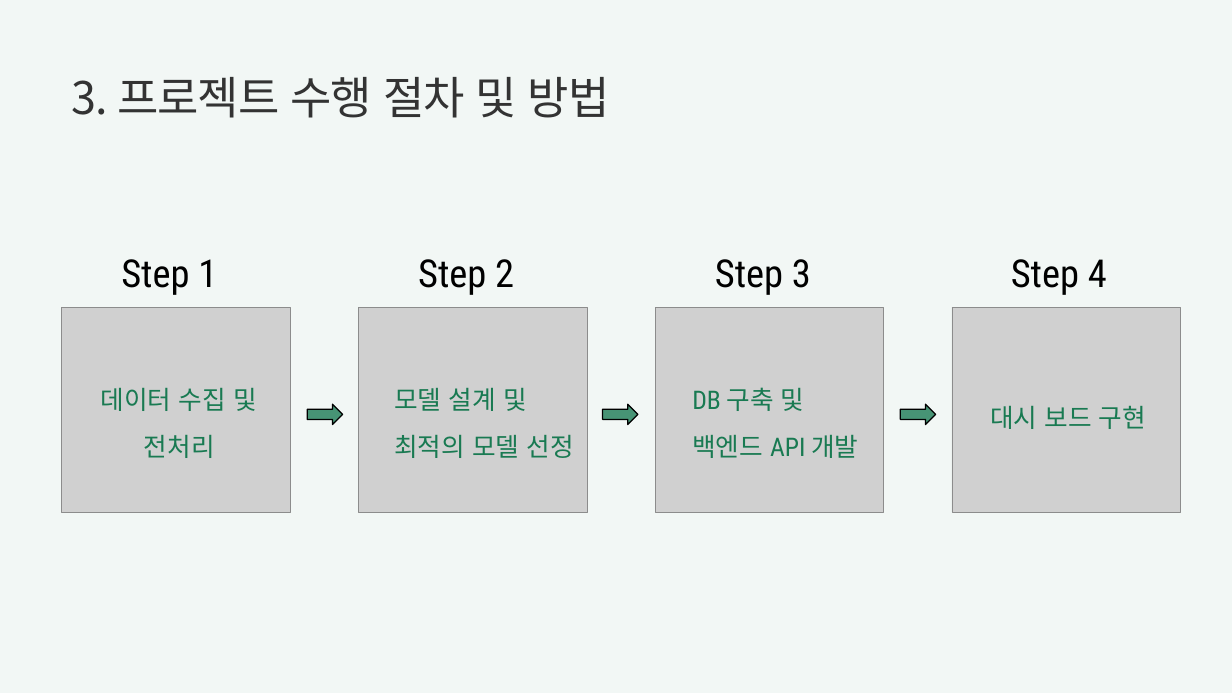
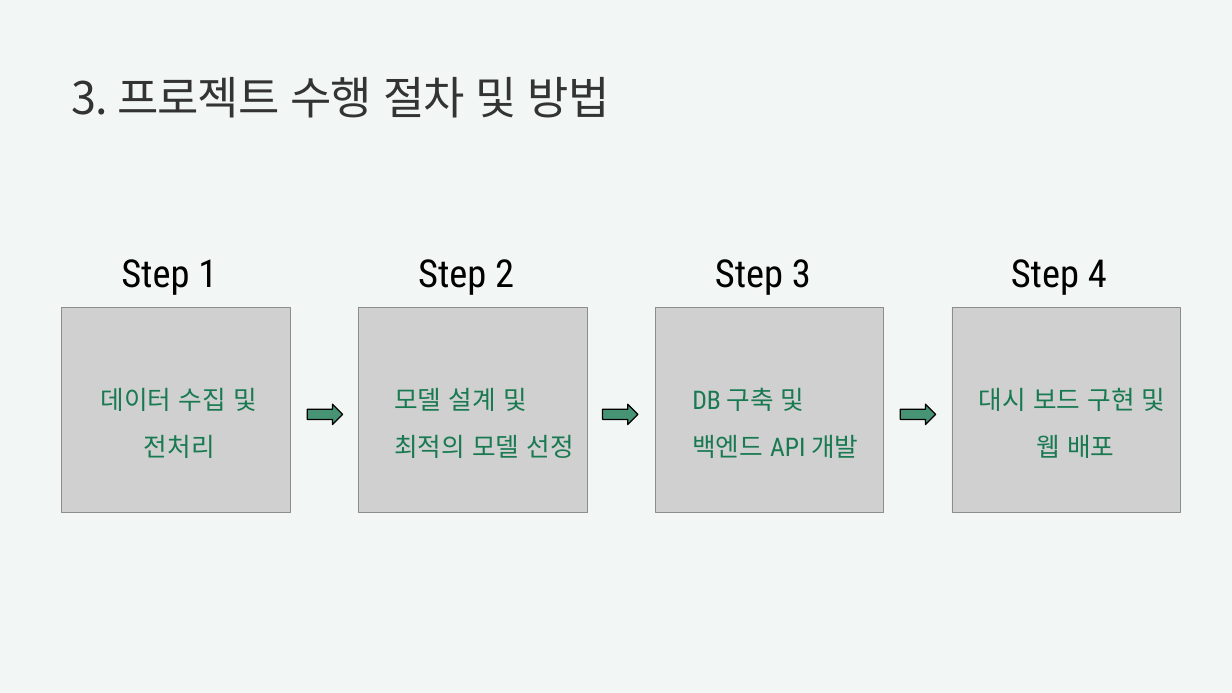
Before and after one commit to parkahjin/brain-hemorrhage, a slide deck: slide 8 of Slide/B팀_Claude_뇌출혈 조기 진단 프로젝트.pptx. Drawn at 1232x693 pixels with LibreOffice and Linux fonts; fonts in the diff are those of the drawing; grey boxes stand for pictures. Boxes give left, top, right and bottom in pixels: in the first picture for what was removed or moved away, otherwise in the second. Text is boxed around its words. In the diff, an @@ line names an element or a change of style, - is before the commit and + after.

```diff
--- a/Slide/B팀_Claude_뇌출혈 조기 진단 프로젝트.pptx
+++ b/Slide/B팀_Claude_뇌출혈 조기 진단 프로젝트.pptx
@@ text at bbox=[979, 388, 1166, 458]: text changed @@
-대시 보드 구현
+대시 보드 구현 및
+웹 배포
```
Also in this commit, not shown: 11 other slides changed, 1 slide added, 5 other files.
